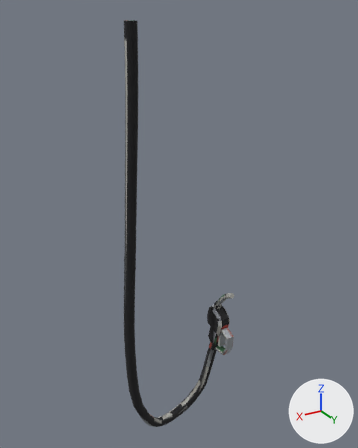
The OBJ model src/main/resources/assets/apocalypse_firstlight/models/block/fuel_dispenser/nozzle_back_diesel.obj, before and after one commit.
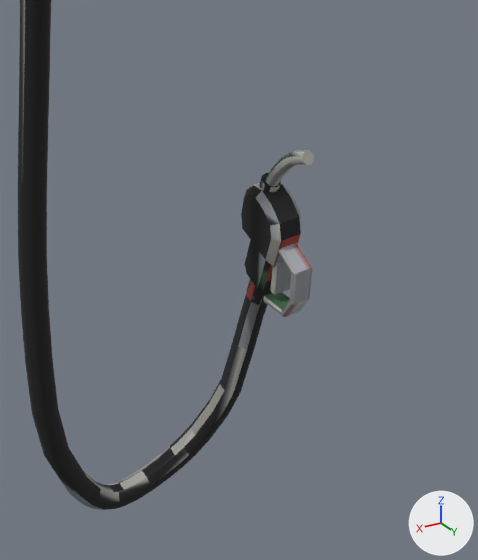
The first picture shows the older version from a 50 mm lens placed at (2.57, 1.07, 2.5), pointed at (1.42, -0.84, 1.54). The close-ups show the older and then the newer version on the part from 33% to 82% of the width and 53% to 100% of the height of that picture. Only the edits that show in the close-ups are written down. The lights are fixed; the arrows at lower right show +X, +Y and +Z. Where no turn or scale is listed for an object, it has been applied to the vertices. Vertices at exactly the same position are counted once.

Before the edit, the objects in view are built like this:
```python
ob_hose_diesel_back = bpy.data.objects.new('hose_diesel_back', me_hose_diesel_back)
ob_hose_diesel_back.location = (0.0, 0.0, 0.0)
ob_nozzle_diesel_cover_back = bpy.data.objects.new('nozzle_diesel_cover_back', me_nozzle_diesel_cover_back)
ob_nozzle_diesel_cover_back.location = (0.0, 0.0, 0.0)
ob_nozzle_diesel_guard_back = bpy.data.objects.new('nozzle_diesel_guard_back', me_nozzle_diesel_guard_back)
ob_nozzle_diesel_guard_back.location = (0.0, 0.0, 0.0)
ob_nozzle_diesel_handle_back = bpy.data.objects.new('nozzle_diesel_handle_back', me_nozzle_diesel_handle_back)
ob_nozzle_diesel_handle_back.location = (0.0, 0.0, 0.0)
ob_nozzle_diesel_steel_back = bpy.data.objects.new('nozzle_diesel_steel_back', me_nozzle_diesel_steel_back)
ob_nozzle_diesel_steel_back.location = (0.0, 0.0, 0.0)
```
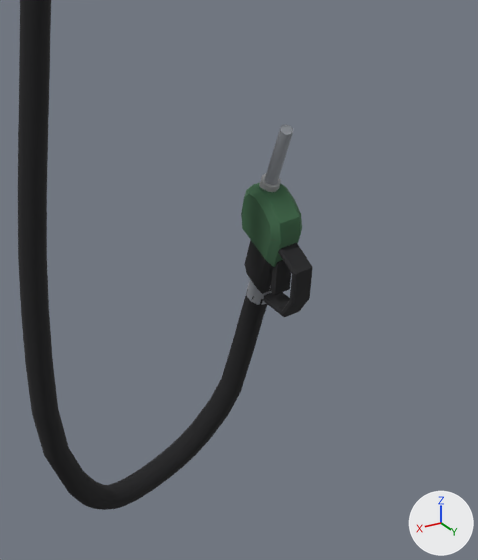
Edits to the bpy script that builds the scene:
```text
Change me_hose_diesel_back:
    where me_hose_diesel_back.from_pydata(...)  # 266 vertices, 272 faces; spans x 1.2..1.75, y -0.91..-0.76, z 0.27..2.47
    used by ob_hose_diesel_back; location = (0.0, 0.0, 0.0)
    me_hose_diesel_back part 1: texture (UV) coordinates of 174 of 272 faces, centred in x 1.2..1.74, y -0.91..-0.77, z 0.27..2.47, changed; they spanned u 0.0..0.99, v 0.06..0.29 and now span u 0.0..0.96, v 0.07..0.29
Change me_nozzle_diesel_cover_back:
    where me_nozzle_diesel_cover_back.from_pydata(...)  # 36 vertices, 41 faces; spans x 1.188..1.263, y -0.822..-0.689, z 0.899..1.052
    used by ob_nozzle_diesel_cover_back; location = (0.0, 0.0, 0.0)
    me_nozzle_diesel_cover_back part 2: texture (UV) coordinates of 41 of 41 faces, centred in x 1.188..1.263, y -0.818..-0.692, z 0.915..1.05, changed; they spanned u 0.02..0.99, v 0.06..0.25 and now span u 0.0..1.0, v 0.07..0.25
Change me_nozzle_diesel_guard_back:
    where me_nozzle_diesel_guard_back.from_pydata(...)  # 48 vertices, 54 faces; spans x 1.202..1.247, y -0.746..-0.641, z 0.791..0.952
    used by ob_nozzle_diesel_guard_back; location = (0.0, 0.0, 0.0)
    me_nozzle_diesel_guard_back part 3: texture (UV) coordinates of 54 of 54 faces, centred in x 1.202..1.247, y -0.746..-0.643, z 0.795..0.946, changed; they spanned u 0.02..0.99, v 0.01..0.23 and now span u 0.03..1.0, v 0.02..0.25
Change me_nozzle_diesel_steel_back:
    used by ob_nozzle_diesel_steel_back; location = (0.0, 0.0, 0.0)
    remove me_nozzle_diesel_steel_back.from_pydata(...)  # 96 vertices, 110 faces; spans x 1.2..1.25, y -0.817..-0.642, z 0.763..1.189
    add me_nozzle_diesel_steel_back.from_pydata(...)  # 72 vertices, 86 faces; spans x 1.2..1.25, y -0.817..-0.705, z 0.763..1.207
    me_nozzle_diesel_steel_back part 4
    25 vertices are removed from x 1.212..1.238, y -0.682..-0.642, z 1.153..1.189
    32 faces are deleted
    48 vertices move from x 1.212..1.238, y -0.78..-0.681, z 1.037..1.164 to x 1.212..1.238, y -0.781..-0.705, z 1.039..1.207
    1 vertex is added at (1.225, -0.717, 1.203)
    8 new faces join them
    me_nozzle_diesel_steel_back part 5: 78 kept faces spanning x 1.2..1.25, y -0.817..-0.705, z 0.763..1.207 get new texture (UV) coordinates
```

Location of each change, [x1, y1, x2, y2] in pixels of the close-ups (478 x 560 px; the box of a moved part takes in the faces that stretch with it):
'nozzle_diesel_steel_back', reshaped (30% narrower, 17% taller)
    before: [246, 150, 314, 305]
    after: [246, 124, 293, 305]
part 1 of me_hose_diesel_back, surface changed
    both: [19, 0, 262, 510]
part 2 of me_nozzle_diesel_cover_back, surface changed
    both: [241, 183, 302, 267]
part 3 of me_nozzle_diesel_guard_back, surface changed (grey to black)
    both: [263, 243, 313, 317]
part 4 of me_nozzle_diesel_steel_back, moved or reshaped
    before: [288, 150, 314, 165]
    after: [280, 124, 293, 135]
part 5 of me_nozzle_diesel_steel_back, surface changed
    before: [246, 153, 295, 305]
    after: [246, 130, 293, 305]
